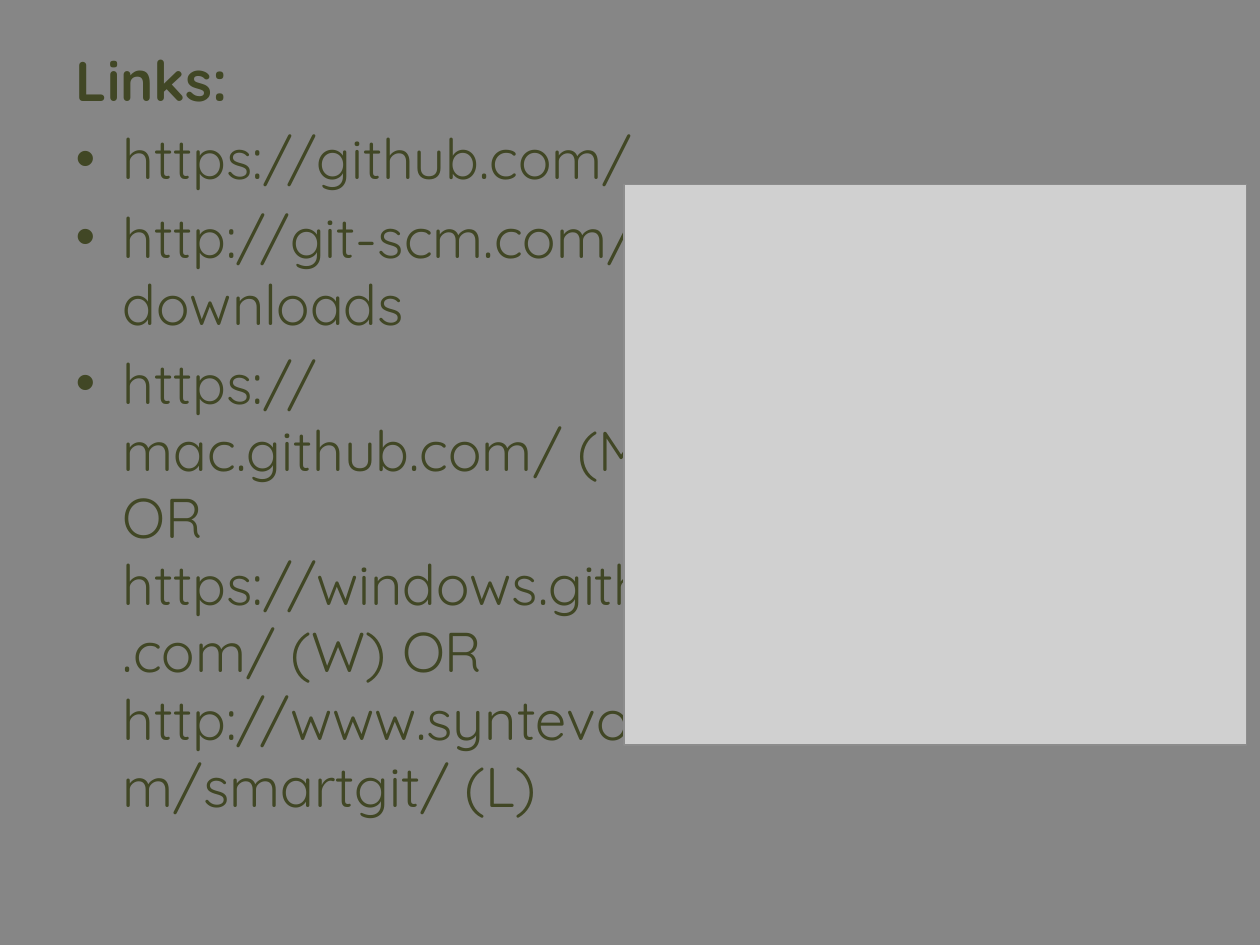
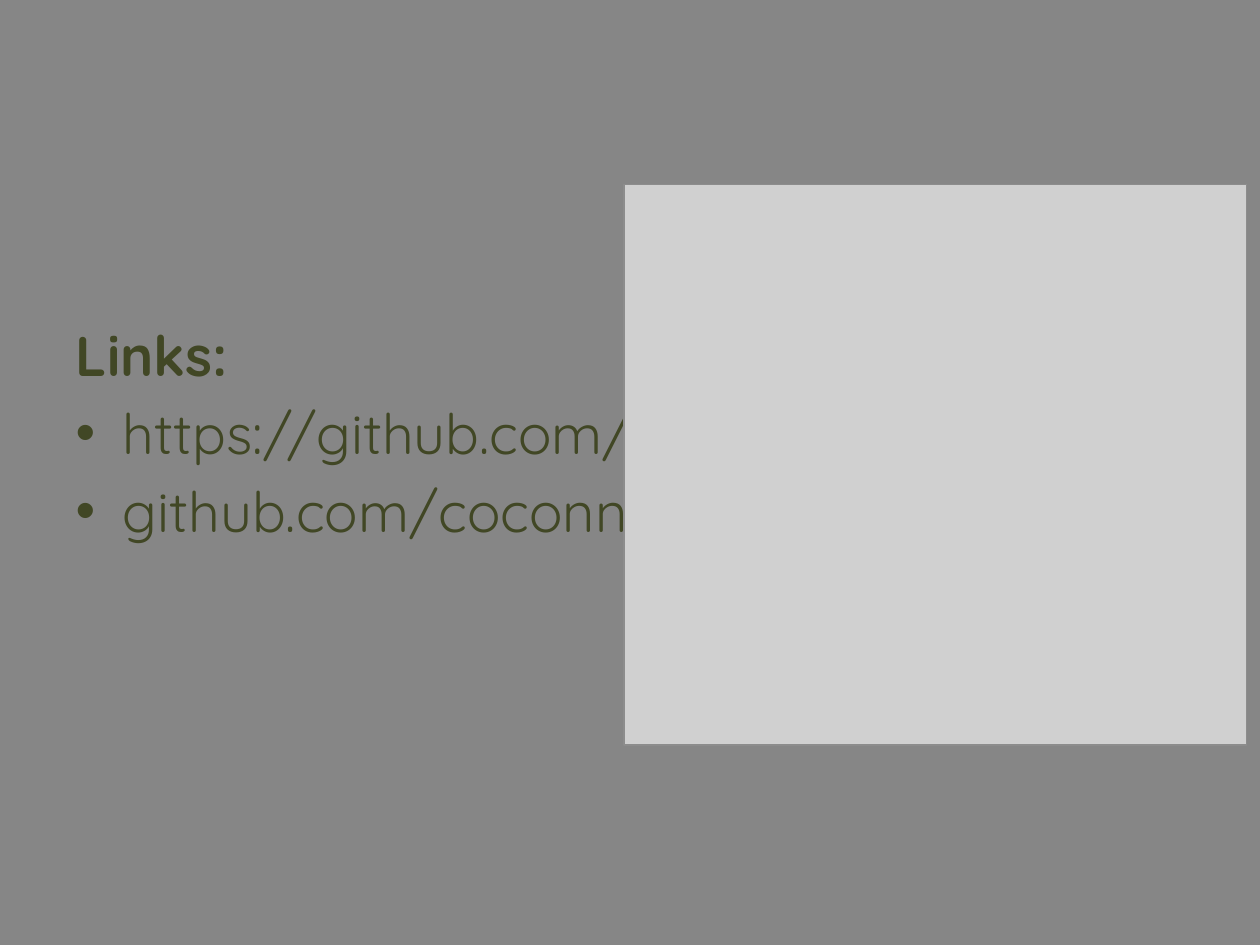
Before and after one commit to coconn/Friday-Noon-Seminar---Git-Github, a slide deck: slide 8 of FNS-13032015-Git-Primer.pptx (slide 7 before the commit). Drawn at 1260x945 pixels with LibreOffice and Linux fonts; fonts in the diff are those of the drawing; grey boxes stand for pictures. Boxes give left, top, right and bottom in pixels: in the first picture for what was removed or moved away, otherwise in the second. Text is boxed around its words. In the diff, an @@ line names an element or a change of style, - is before the commit and + after.

```diff
--- a/FNS-13032015-Git-Primer.pptx
+++ b/FNS-13032015-Git-Primer.pptx
@@ text at <box>123,475,628,548</box>: text changed @@
-• http://git-scm.com/downloads
-• https://mac.github.com/ (M) OR https://windows.github.com/ (W) OR http://www.syntevo.com/smartgit/ (L)
+• github.com/coconn
```
Also in this commit, not shown: 4 other slides changed, 3 slides added, 2 slides removed.
